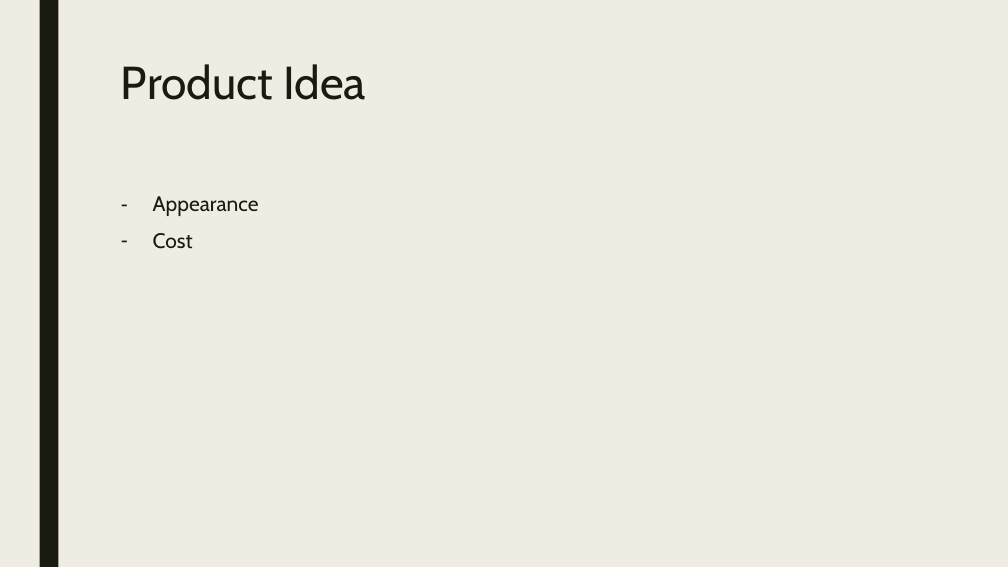
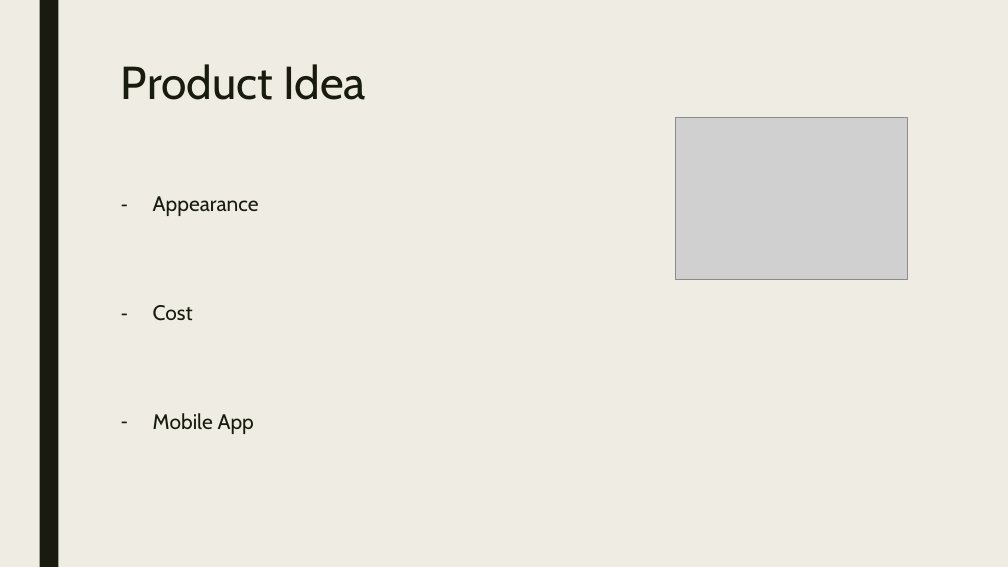
Before and after one commit to hananabilabd/Real-time-STM32-MEMS-MIC-Audio-Playback-DSP, a slide deck: slide 3 of Presentation.pptx. Drawn at 1008x567 pixels with LibreOffice and Linux fonts; fonts in the diff are those of the drawing; grey boxes stand for pictures. Boxes give left, top, right and bottom in pixels: in the first picture for what was removed or moved away, otherwise in the second. Text is boxed around its words. In the diff, an @@ line names an element or a change of style, - is before the commit and + after.

```diff
--- a/Presentation.pptx
+++ b/Presentation.pptx
@@ picture added at (676, 117, 907, 279) @@
@@ text at (153, 413, 254, 434): paragraph added @@
+– Mobile App
```
Also in this commit, not shown: 3 other slides changed, 4 slides added, 1 slide removed, 1 other file.
